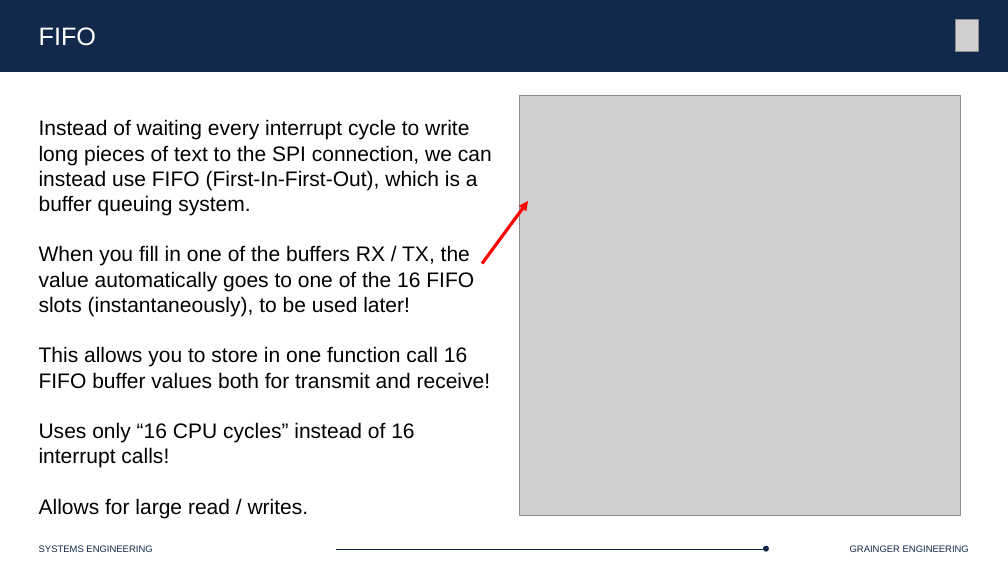
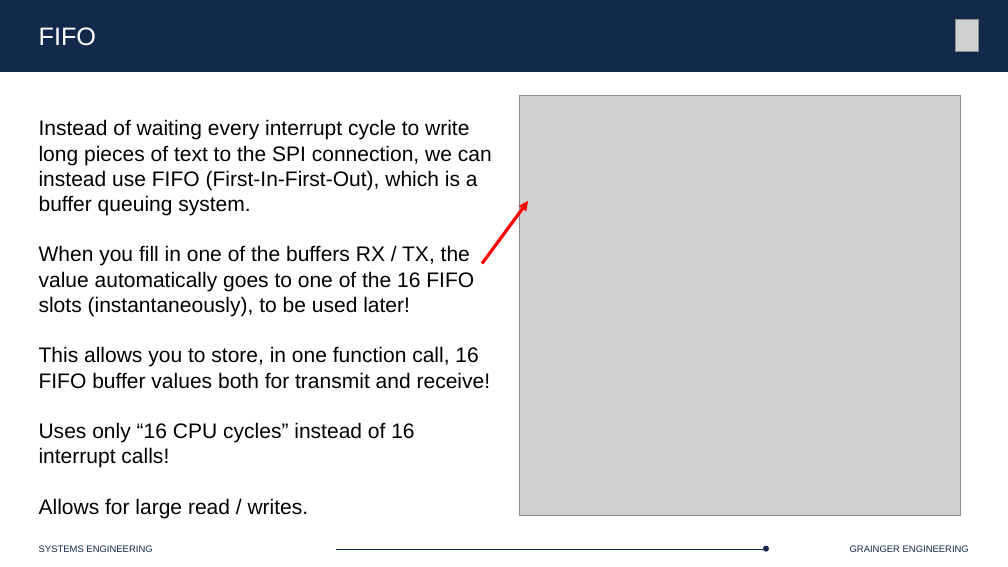
Before and after one commit to Marius-Juston/SE-423---Class-Material, a slide deck: slide 49 of Lectures/Slides/L6.pptx. Drawn at 1008x567 pixels with LibreOffice and Linux fonts; fonts in the diff are those of the drawing; grey boxes stand for pictures. Boxes give left, top, right and bottom in pixels: in the first picture for what was removed or moved away, otherwise in the second. Text is boxed around its words. In the diff, an @@ line names an element or a change of style, - is before the commit and + after.

```diff
--- a/Lectures/Slides/L6.pptx
+++ b/Lectures/Slides/L6.pptx
@@ text at (x1=39, y1=346, x2=491, y2=389): text changed @@
-This allows you to store in one function call 16 FIFO buffer values both for transmit and receive!
+This allows you to store, in one function call, 16 FIFO buffer values both for transmit and receive!
```
Also in this commit, not shown: 2 other slides changed, 5 slides added.
